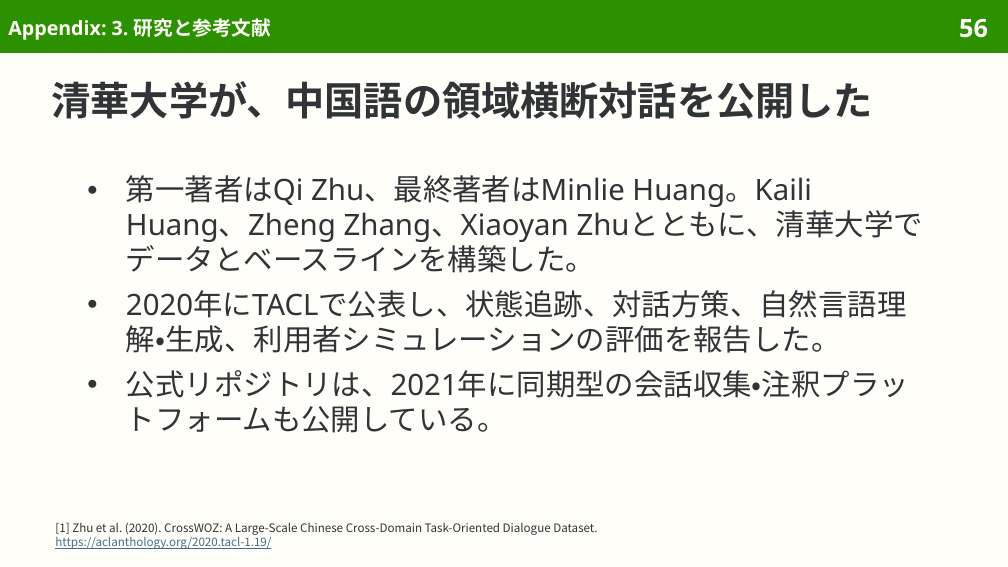
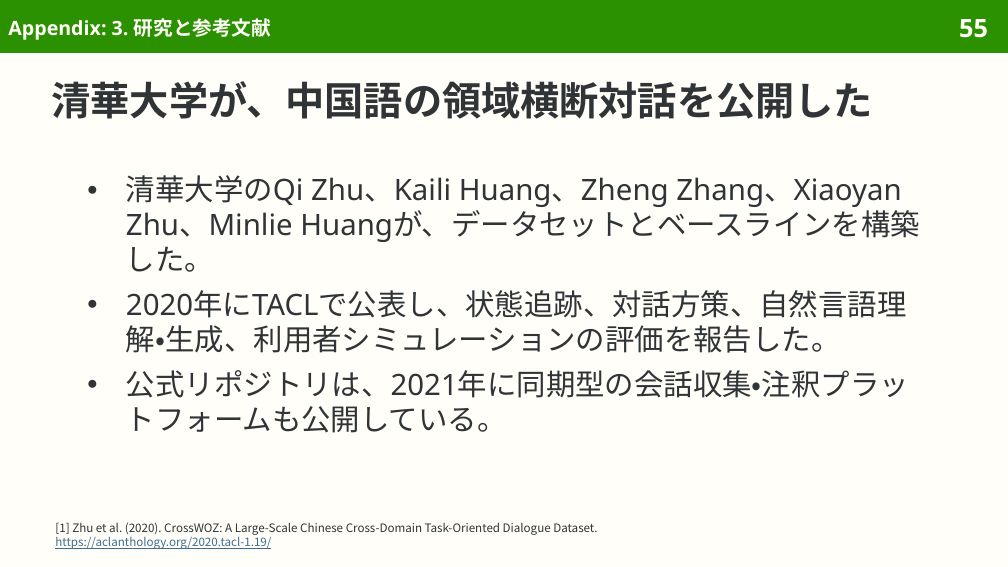
Before and after one commit to sasakiy84/datasets-in-10-minutes, a slide deck: slide 55 of slides/datasets-in-10-minutes-crosswoz.pptx (slide 56 before the commit). Drawn at 1008x567 pixels with LibreOffice and Linux fonts; fonts in the diff are those of the drawing. Boxes give left, top, right and bottom in pixels: in the first picture for what was removed or moved away, otherwise in the second. Text is boxed around its words. In the diff, an @@ line names an element or a change of style, - is before the commit and + after.

```diff
--- a/slides/datasets-in-10-minutes-crosswoz.pptx
+++ b/slides/datasets-in-10-minutes-crosswoz.pptx
@@ page number at (959, 19, 988, 38): text changed @@
-56
+55
@@ text at (126, 175, 920, 272): text changed @@
-● 第一著者はQi Zhu、最終著者はMinlie Huang。Kaili Huang、Zheng Zhang、Xiaoyan Zhuとともに、清華大学でデータとベースラインを構築した。
+● 清華大学のQi Zhu、Kaili Huang、Zheng Zhang、Xiaoyan Zhu、Minlie Huangが、データセットとベースラインを構築した。
```
Also in this commit, not shown: 1 other slide changed, 2 slides removed, 45 other files.
